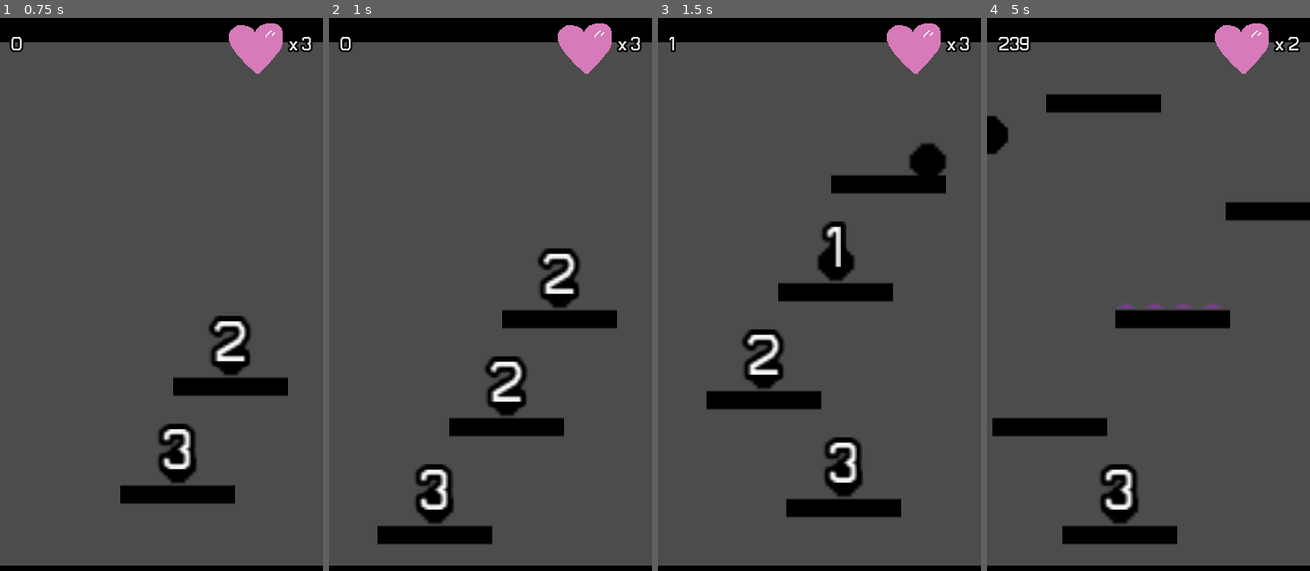
Above: before the commit, frames 1-4 (left to right).
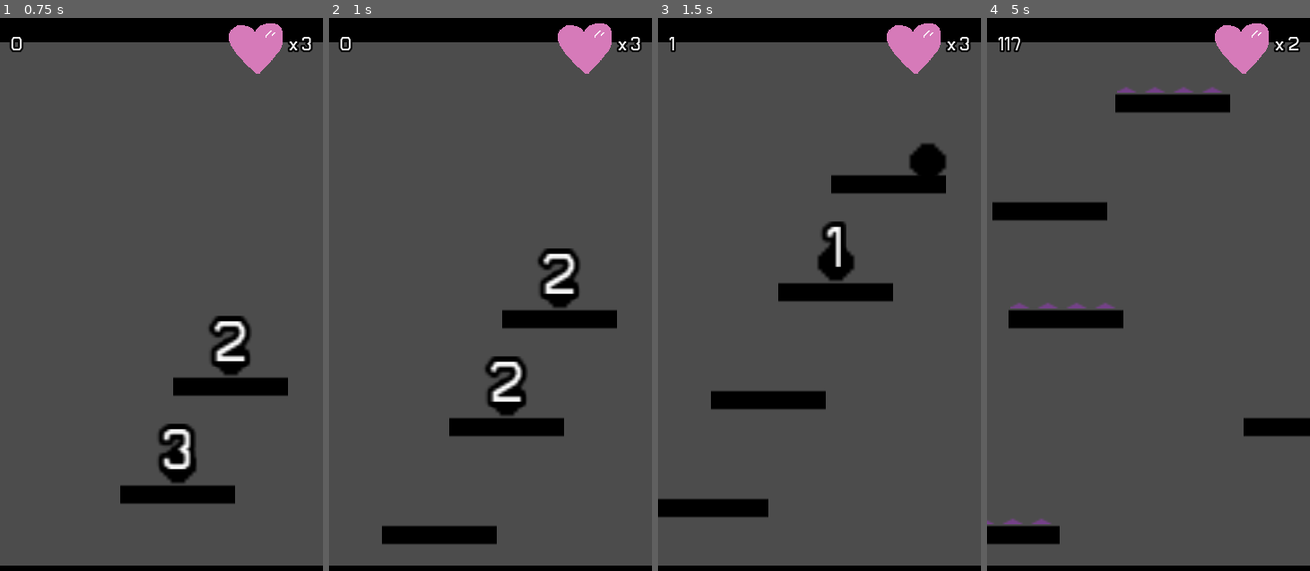
Above: after the commit, the same moments.

Repository: fralcalde/RapidRoll
Game: Godot game, scene res://Scenes/Main.tscn
The game is run twice, just before and just after one commit, with the same random seed, the same clock (stepped at 60 frames per second) and the same inputs.
Inputs:
- Up to frame 1 (0.75 s): hold Right (ui_right) from 0.53 s (still down)
- Up to frame 2 (1 s): keep holding Right (ui_right)
- Up to frame 3 (1.5 s): keep holding Right (ui_right)
- Up to frame 4 (5 s): release Right (ui_right) at 2.03 s; hold Left (ui_left) 2.03-2.78 s; hold Right (ui_right) 2.78-4.28 s; hold Left (ui_left) from 4.28 s (still down)

Frame 1 is identical in both runs. In frame 2, 1.1% of the frame differs, in the area x 15-52%, y 80-96%; in frame 3, 4.4%; in frame 4, 11%, in the area x 0-100%, y 3-96%.

Commit message:
Agregada señal player_spawning en el bus GameEvents. Agregada lógica para restar vidas solo cuando mueren todos los clones de la pelota

Diff:
--- a/Scripts/Game.gd
+++ b/Scripts/Game.gd
@@ -4,23 +4,25 @@
 
 var player_scene = preload("res://Scenes/Player.tscn") #se carga en memoria
 
-
 onready var spawn_position = $Spawn_Position
 onready var score = 0
 onready var timer_spawn = $Timer_Spawn
 onready var HUD = $HUDLayer/HUD
 onready var platform_spawner = $PlatformsSpawner
+var alive_players = 0
 
+# Godot llama _init() y _enter_tree() desde la raiz del arbol hacia abajo!!
+func _init():
+	GameEvents.connect('spawn_player', self, '_spawn_player_at_pos')
+	GameEvents.connect('player_spawning', self, '_on_player_spawning')
 
+# Godot llama _ready() desde las hojas del arbol hacia arriba!!
 func _ready():
 	HUD.set_score(score)
 	HUD.set_vidas(vidas)
 
-	GameEvents.connect('spawn_player', self, '_spawn_player_at_pos')
-
 
 func _spawn_player_at_pos(_pos: Vector2):
-	print('Spawning')
 	var player = player_scene.instance()
 	player.position = _pos
 	add_child(player)
@@ -33,12 +35,15 @@
 
 
 func _on_player_died():
-	vidas = vidas -1
-	if vidas > 0:
-		timer_spawn.start()
-	elif vidas <= 0:
-		print("Game Over")
+	alive_players = alive_players - 1
+	if alive_players <= 0:
+		vidas = vidas - 1
+		if vidas > 0:
+			timer_spawn.start()
+		elif vidas <= 0:
+			print("Game Over")
 
+	print('dying, alive: ', alive_players)
 	HUD.set_vidas(vidas)
 
 
@@ -47,5 +52,10 @@
 	HUD.set_score(score)
 
 
+func _on_player_spawning():
+	alive_players = alive_players + 1
+	print('spawning, alive: ', alive_players)
+
+
 func _on_Timer_Spawn_timeout():
 	_instance_player_spawner_platform()
--- a/Scripts/GameEvents.gd
+++ b/Scripts/GameEvents.gd
@@ -3,6 +3,7 @@
 
 signal spawn_player(position)
 signal player_died
+signal player_spawning
 
 
 func spawn_player(position: Vector2):
@@ -11,3 +12,7 @@
 
 func player_died():
 	emit_signal('player_died')
+
+
+func player_spawning():
+	emit_signal('player_spawning')
--- a/Scripts/Platforms/PlataformPlayerSpawner.gd
+++ b/Scripts/Platforms/PlataformPlayerSpawner.gd
@@ -12,6 +12,16 @@
 # Called when the node enters the scene tree for the first time.
 func _ready():
 	anim_player.play('COUNTDOWN')
+	print('_ready')
+
+
+func _init():
+	print('_init')
+
+
+func _enter_tree():
+	print('_enter_tree')
+	GameEvents.player_spawning()
 
 
 func _on_AnimationPlayer_animation_finished(anim_name):
--- a/Scripts/PlatformsSpawner.gd
+++ b/Scripts/PlatformsSpawner.gd
@@ -10,7 +10,7 @@
 }
 
 
-var next_platforms: Array = ['PLAT_PLAYER_SPAWNER','PLAT_PLAYER_SPAWNER','PLAT_PLAYER_SPAWNER','PLAT_PLAYER_SPAWNER']
+var next_platforms: Array = ['PLAT_PLAYER_SPAWNER','PLAT_PLAYER_SPAWNER']
 
 
 func _ready():
